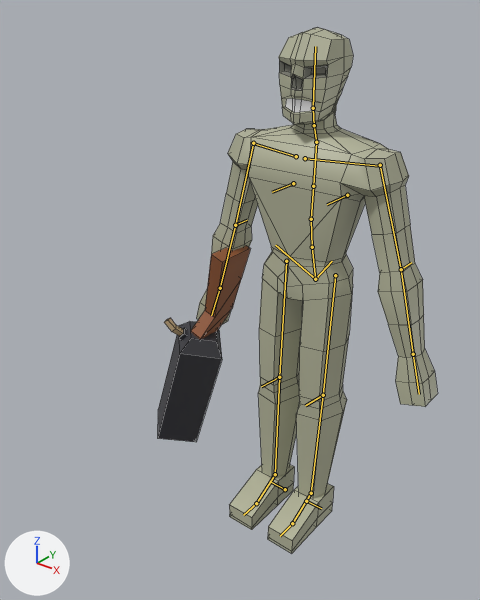
What one commit did to the Blender file Assets/Models/EnemyRanged.blend.
The view is the same before and after, from a 50 mm lens placed at (1.28, -2.02, 2.17), pointed at (-0.13, -0.27, 1.08). Every picture has the same lights, and +X, +Y and +Z are marked at lower left. The first picture is the older version. The bones that bend it are drawn over the model as lines. Mesh edges are drawn as thin lines.

Names of what the first picture shows: 'Cube', 'Torso'.
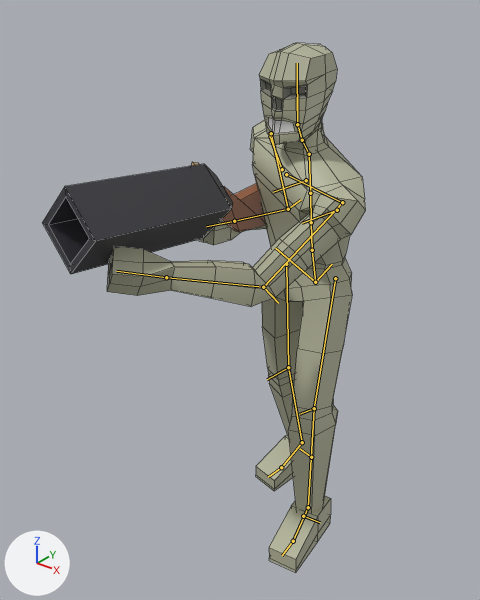
The newer file adds an action. The first version stands in its rest pose; the second is drawn at frame 6 of the action 'metarigAction.003'.

Changed parts and their boxes [x1, y1, x2, y2] in the pictures (480 x 600 px):
```json
{"object": "Torso", "change": "posed", "before": [196, 27, 438, 553], "after": [107, 43, 366, 572], "on screen": "7% wider"}
{"object": "Cube", "change": "posed", "before": [158, 246, 251, 442], "after": [42, 162, 266, 274]}
{"bone": "spine", "before": "(315, 279) to (312, 247)", "after": "(315, 282) to (312, 250)"}
{"bone": "thigh.L", "before": "(335, 275) to (323, 395)", "after": "(335, 278) to (314, 408)"}
{"bone": "shin.L", "before": "(323, 395) to (311, 493)", "after": "(314, 408) to (308, 507)"}
{"bone": "foot.L", "before": "(311, 493) to (292, 523)", "after": "(308, 507) to (293, 541)"}
{"bone": "thigh.R", "before": "(286, 261) to (279, 377)", "after": "(286, 264) to (288, 367)"}
{"bone": "shin.R", "before": "(279, 377) to (275, 474)", "after": "(288, 367) to (302, 442)"}
{"bone": "foot.R", "before": "(275, 474) to (256, 503)", "after": "(302, 442) to (281, 467)"}
{"bone": "spine.001", "before": "(312, 247) to (311, 219)", "after": "(312, 250) to (311, 222)"}
{"bone": "spine.002", "before": "(311, 219) to (313, 186)", "after": "(311, 222) to (310, 193)"}
{"bone": "spine.003", "before": "(313, 186) to (316, 142)", "after": "(310, 193) to (309, 154)"}
{"bone": "spine.006", "before": "(313, 108) to (315, 46)", "after": "(297, 124) to (297, 63)"}
{"bone": "upper_arm.L", "before": "(380, 165) to (401, 269)", "after": "(342, 202) to (263, 287)"}
{"bone": "forearm.L", "before": "(401, 269) to (413, 354)", "after": "(263, 287) to (166, 277)"}
{"bone": "hand.L", "before": "(413, 354) to (419, 394)", "after": "(166, 277) to (116, 271)"}
{"bone": "upper_arm.R", "before": "(253, 143) to (235, 225)", "after": "(271, 133) to (288, 209)"}
{"bone": "forearm.R", "before": "(235, 225) to (220, 288)", "after": "(288, 209) to (234, 221)"}
{"bone": "hand.R", "before": "(220, 288) to (211, 315)", "after": "(234, 221) to (206, 226)"}
```

Scene script edits in JSON lines:
```json
{"block": "bone_spine", "where": "bone_spine = bpy.data.objects['metarig'].pose.bones['spine']"}
{"op": "set", "path": "bone_spine.location", "old": "(0.0, 0.0, 0.0)", "new": "(0.0, -0.012, 0.003)"}
{"block": "bone_thigh_l", "where": "bone_thigh_l = bpy.data.objects['metarig'].pose.bones['thigh.L']  # child of 'spine'"}
{"op": "set", "path": "bone_thigh_l.rotation_quaternion", "old": "(1.0, 0.0, 0.0, 0.0)", "new": "(0.993, -0.109, -0.048, -0.022)", "note": "degrees (0, 0, 0) -> degrees (-12, -6, -2)"}
{"block": "bone_shin_l", "where": "bone_shin_l = bpy.data.objects['metarig'].pose.bones['shin.L']  # child of 'thigh.L'"}
{"op": "set", "path": "bone_shin_l.rotation_quaternion", "old": "(1.0, 0.0, 0.0, 0.0)", "new": "(0.991, 0.133, -0.003, 0.0)", "note": "degrees (0, 0, 0) -> degrees (15, 0, 0)"}
{"block": "bone_foot_l", "where": "bone_foot_l = bpy.data.objects['metarig'].pose.bones['foot.L']  # child of 'shin.L'"}
{"op": "set", "path": "bone_foot_l.rotation_quaternion", "old": "(1.0, 0.0, 0.0, 0.0)", "new": "(1.0, -0.022, 0.01, -0.005)", "note": "degrees (0, 0, 0) -> degrees (-2, 1, -1)"}
{"block": "bone_thigh_r", "where": "bone_thigh_r = bpy.data.objects['metarig'].pose.bones['thigh.R']  # child of 'spine'"}
{"op": "set", "path": "bone_thigh_r.rotation_quaternion", "old": "(1.0, 0.0, 0.0, 0.0)", "new": "(0.992, 0.09, 0.085, 0.027)", "note": "degrees (0, 0, 0) -> degrees (11, 9, 4)"}
{"block": "bone_shin_r", "where": "bone_shin_r = bpy.data.objects['metarig'].pose.bones['shin.R']  # child of 'thigh.R'"}
{"op": "set", "path": "bone_shin_r.rotation_quaternion", "old": "(1.0, 0.0, 0.0, 0.0)", "new": "(0.997, 0.074, 0.002, 0.0)", "note": "degrees (0, 0, 0) -> degrees (9, 0, 0)"}
{"block": "bone_foot_r", "where": "bone_foot_r = bpy.data.objects['metarig'].pose.bones['foot.R']  # child of 'shin.R'"}
{"op": "set", "path": "bone_foot_r.rotation_quaternion", "old": "(1.0, 0.0, 0.0, 0.0)", "new": "(0.992, -0.126, 0.0, 0.0)", "note": "degrees (0, 0, 0) -> degrees (-14, 0, 0)"}
{"block": "bone_spine_001", "where": "bone_spine_001 = bpy.data.objects['metarig'].pose.bones['spine.001']  # child of 'spine'"}
{"op": "set", "path": "bone_spine_001.rotation_quaternion", "old": "(1.0, 0.0, 0.0, 0.0)", "new": "(0.966, 0.009, -0.257, -0.003)", "note": "degrees (0, 0, 0) -> degrees (1, -30, -1)"}
{"block": "bone_spine_002", "where": "bone_spine_002 = bpy.data.objects['metarig'].pose.bones['spine.002']  # child of 'spine.001'"}
{"op": "set", "path": "bone_spine_002.rotation_quaternion", "old": "(1.0, 0.0, 0.0, 0.0)", "new": "(0.993, 0.106, 0.011, -0.06)", "note": "degrees (0, 0, 0) -> degrees (12, 2, -7)"}
{"block": "bone_spine_003", "where": "bone_spine_003 = bpy.data.objects['metarig'].pose.bones['spine.003']  # child of 'spine.002'"}
{"op": "set", "path": "bone_spine_003.rotation_quaternion", "old": "(1.0, 0.0, 0.0, 0.0)", "new": "(1.0, 0.007, 0.001, -0.004)", "note": "degrees (0, 0, 0) -> degrees (1, 0, 0)"}
{"block": "bone_spine_006", "where": "bone_spine_006 = bpy.data.objects['metarig'].pose.bones['spine.006']  # child of 'spine.005'"}
{"op": "set", "path": "bone_spine_006.rotation_quaternion", "old": "(1.0, 0.0, 0.0, 0.0)", "new": "(0.97, -0.086, 0.221, 0.058)", "note": "degrees (0, 0, 0) -> degrees (-9, 26, 5)"}
{"block": "bone_upper_arm_l", "where": "bone_upper_arm_l = bpy.data.objects['metarig'].pose.bones['upper_arm.L']  # child of 'shoulder.L'"}
{"op": "set", "path": "bone_upper_arm_l.location", "old": "(0.0, 0.0, 0.0)", "new": "(0.002, 0.006, -0.001)"}
{"op": "set", "path": "bone_upper_arm_l.rotation_quaternion", "old": "(1.0, 0.0, 0.0, 0.0)", "new": "(0.853, 0.516, 0.037, -0.07)", "note": "degrees (0, 0, 0) -> degrees (62, 8, -5)"}
{"block": "bone_forearm_l", "where": "bone_forearm_l = bpy.data.objects['metarig'].pose.bones['forearm.L']  # child of 'upper_arm.L'"}
{"op": "set", "path": "bone_forearm_l.location", "old": "(0.0, 0.0, 0.0)", "new": "(-0.006, -0.054, 0.058)"}
{"op": "set", "path": "bone_forearm_l.rotation_quaternion", "old": "(1.0, 0.0, 0.0, 0.0)", "new": "(0.897, 0.436, 0.04, 0.06)", "note": "degrees (0, 0, 0) -> degrees (52, 1, 8)"}
{"block": "bone_hand_l", "where": "bone_hand_l = bpy.data.objects['metarig'].pose.bones['hand.L']  # child of 'forearm.L'"}
{"op": "set", "path": "bone_hand_l.rotation_quaternion", "old": "(1.0, 0.0, 0.0, 0.0)", "new": "(0.922, 0.0, -0.388, 0.0)", "note": "degrees (0, 0, 0) -> degrees (0, -46, 0)"}
{"block": "bone_upper_arm_r", "where": "bone_upper_arm_r = bpy.data.objects['metarig'].pose.bones['upper_arm.R']  # child of 'shoulder.R'"}
{"op": "set", "path": "bone_upper_arm_r.location", "old": "(0.0, 0.0, 0.0)", "new": "(0.002, -0.006, 0.001)"}
{"op": "set", "path": "bone_upper_arm_r.rotation_quaternion", "old": "(1.0, 0.0, 0.0, 0.0)", "new": "(0.974, -0.024, -0.184, 0.128)", "note": "degrees (0, 0, 0) -> degrees (-6, -21, 16)"}
{"block": "bone_forearm_r", "where": "bone_forearm_r = bpy.data.objects['metarig'].pose.bones['forearm.R']  # child of 'upper_arm.R'"}
{"op": "set", "path": "bone_forearm_r.location", "old": "(0.0, 0.0, 0.0)", "new": "(-0.006, 0.072, 0.031)"}
{"op": "set", "path": "bone_forearm_r.rotation_quaternion", "old": "(1.0, 0.0, 0.0, 0.0)", "new": "(0.539, 0.842, 0.012, 0.005)", "note": "degrees (0, 0, 0) -> degrees (115, 0, 1)"}
{"block": "bone_hand_r", "where": "bone_hand_r = bpy.data.objects['metarig'].pose.bones['hand.R']  # child of 'forearm.R'"}
{"op": "set", "path": "bone_hand_r.rotation_quaternion", "old": "(1.0, 0.0, 0.0, 0.0)", "new": "(0.999, 0.0, 0.0, 0.037)", "note": "degrees (0, 0, 0) -> degrees (0, 0, 4)"}
```
